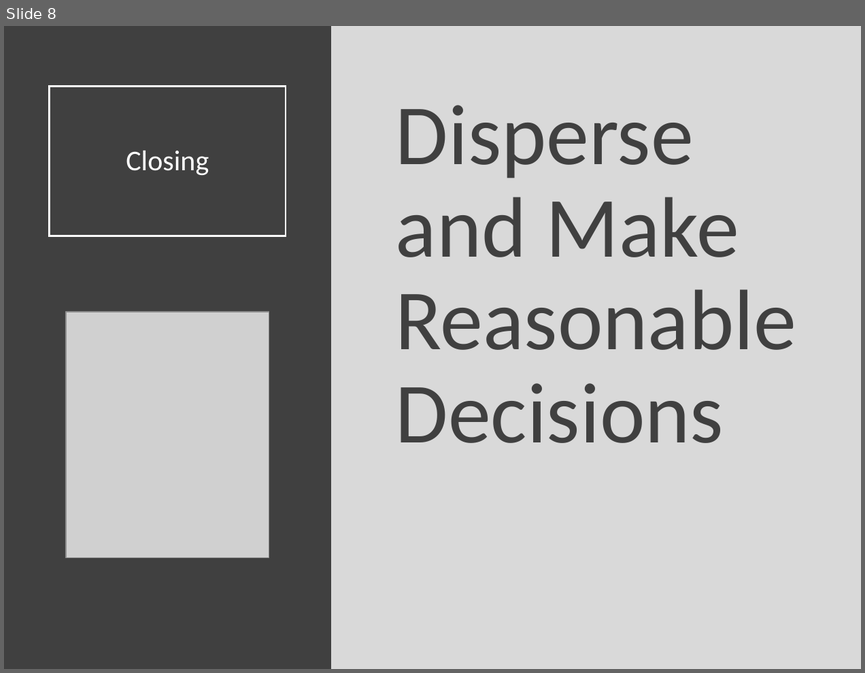
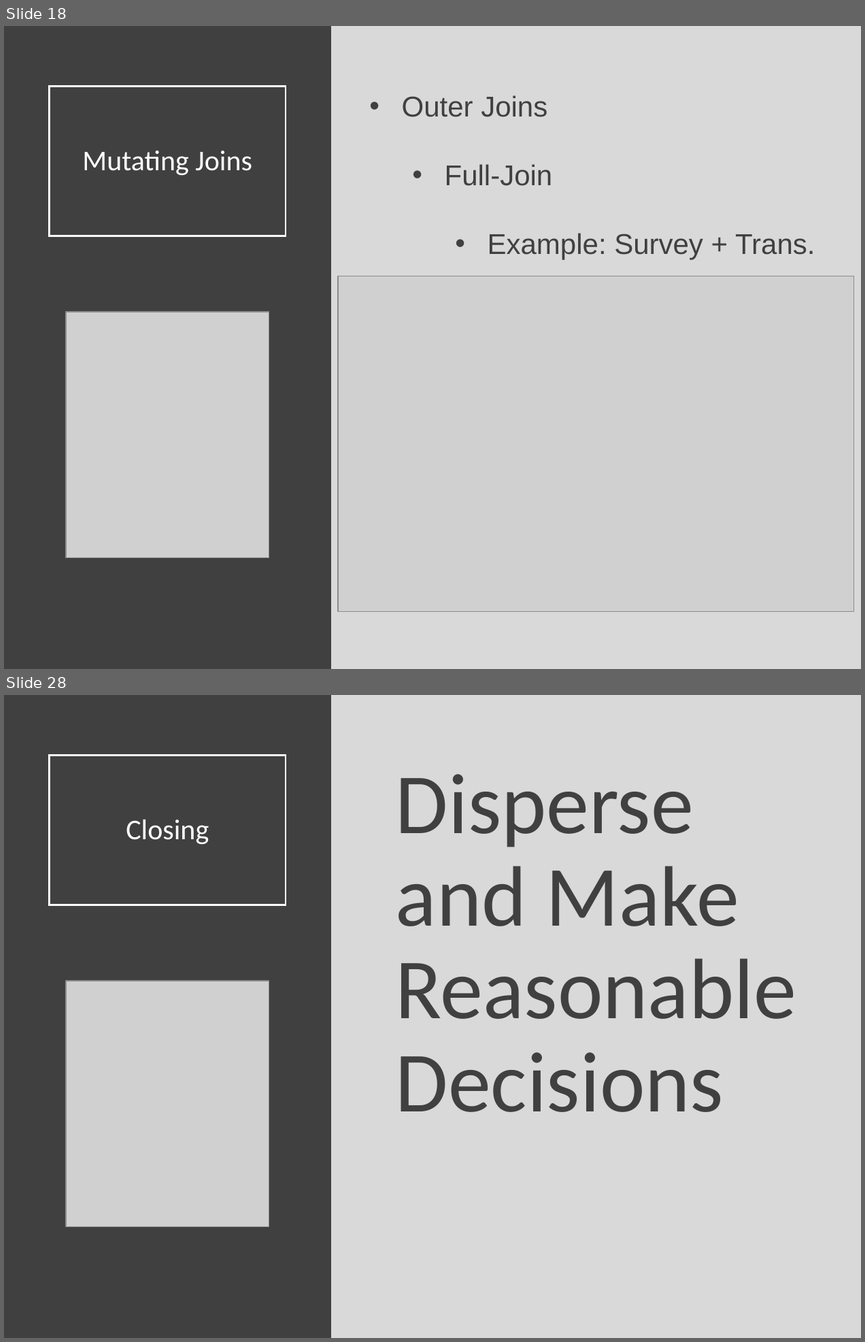
Before and after one commit to Yixf-Self/STOR320_WEBSITE, a slide deck: Lecture/Lecture 14/Lecture 14.pptx. Shown one above the other, each under a label of ours: slide 8 before the commit, slides 18 and 28 after it; the slides between them are not shown. The pictures are 865x673 and 865x1342 pixels, drawn with LibreOffice and Linux fonts; fonts in the diff are those of the drawing; grey boxes stand for pictures. Boxes give left, top, right and bottom in pixels: in the first picture for what was removed or moved away, otherwise in the second. Text is boxed around its words. In the diff, an @@ line names an element or a change of style, - is before the commit and + after.

```diff
--- a/Lecture/Lecture 14/Lecture 14.pptx
+++ b/Lecture/Lecture 14/Lecture 14.pptx
@@ slide 18 added at (x1=4, y1=26, x2=861, y2=669), background #D9D9D9 @@
@@ rectangle added at (x1=4, y1=26, x2=331, y2=669), fill #404040 @@
@@ title added at (x1=50, y1=86, x2=286, y2=236), outline #FFFFFF 1.5 pt, 24 pt, text #FFFFFF @@
+Mutating Joins
@@ text added at (x1=402, y1=95, x2=815, y2=259), 24 pt, text #404040 @@
+• Outer Joins
+  • Full-Join
+    • Example: Survey + Trans.
@@ picture added at (x1=338, y1=276, x2=854, y2=611) @@
@@ picture added at (x1=66, y1=312, x2=269, y2=557) @@
@@ what was slide 8 is now slide 28 @@
```
Also in this commit, not shown: 26 other slides added, 7 slides removed, 6 other files.
